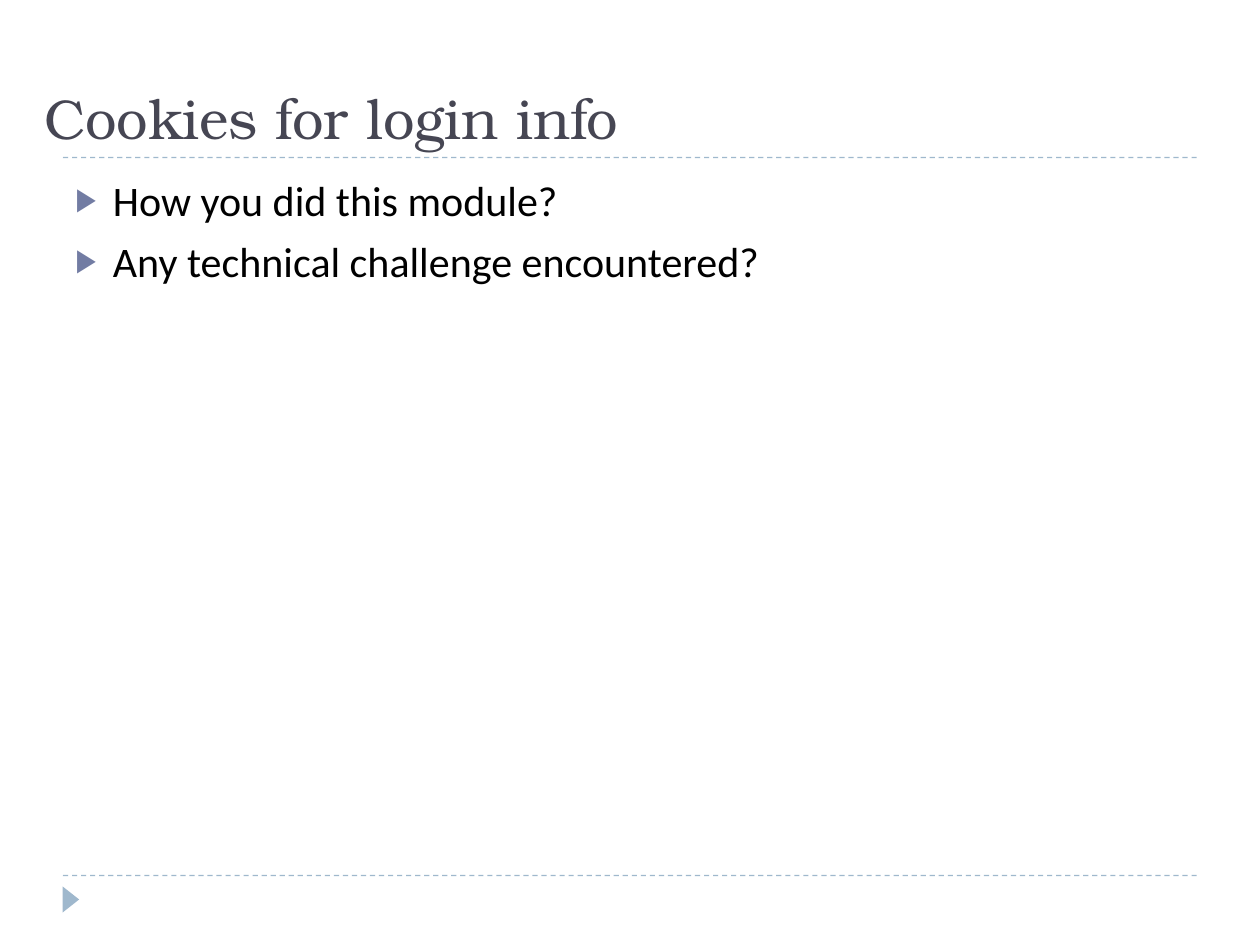
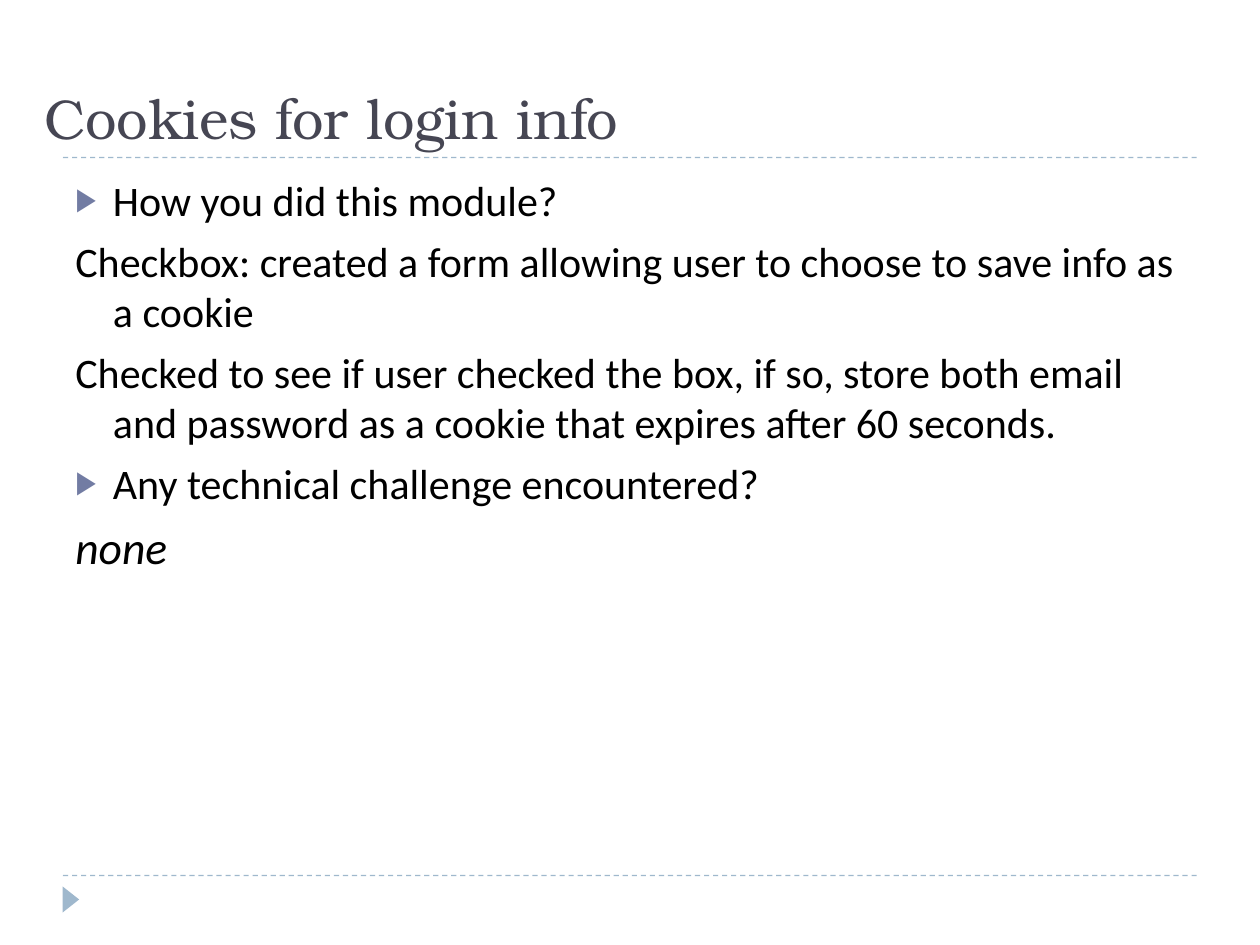
Before and after one commit to BowenChan/CS-174-Website-Project, a slide deck: slide 5 of Presentation and Files/2014 TeamProject3 Presentation 1212014.ppt. Drawn at 1260x945 pixels with LibreOffice and Linux fonts; fonts in the diff are those of the drawing. Boxes give left, top, right and bottom in pixels: in the first picture for what was removed or moved away, otherwise in the second. Text is boxed around its words. In the diff, an @@ line names an element or a change of style, - is before the commit and + after.

Commit message:
added presentation

```diff
--- a/Presentation and Files/2014 TeamProject3 Presentation 1212014.ppt
+++ b/Presentation and Files/2014 TeamProject3 Presentation 1212014.ppt
@@ text at box(75, 247, 1174, 445): paragraphs added @@
+Checkbox: created a form allowing user to choose to save info as a cookie
+Checked to see if user checked the box, if so, store both email and password as a cookie that expires after 60 seconds.
@@ text at box(75, 542, 167, 565): paragraph added @@
+none
```
